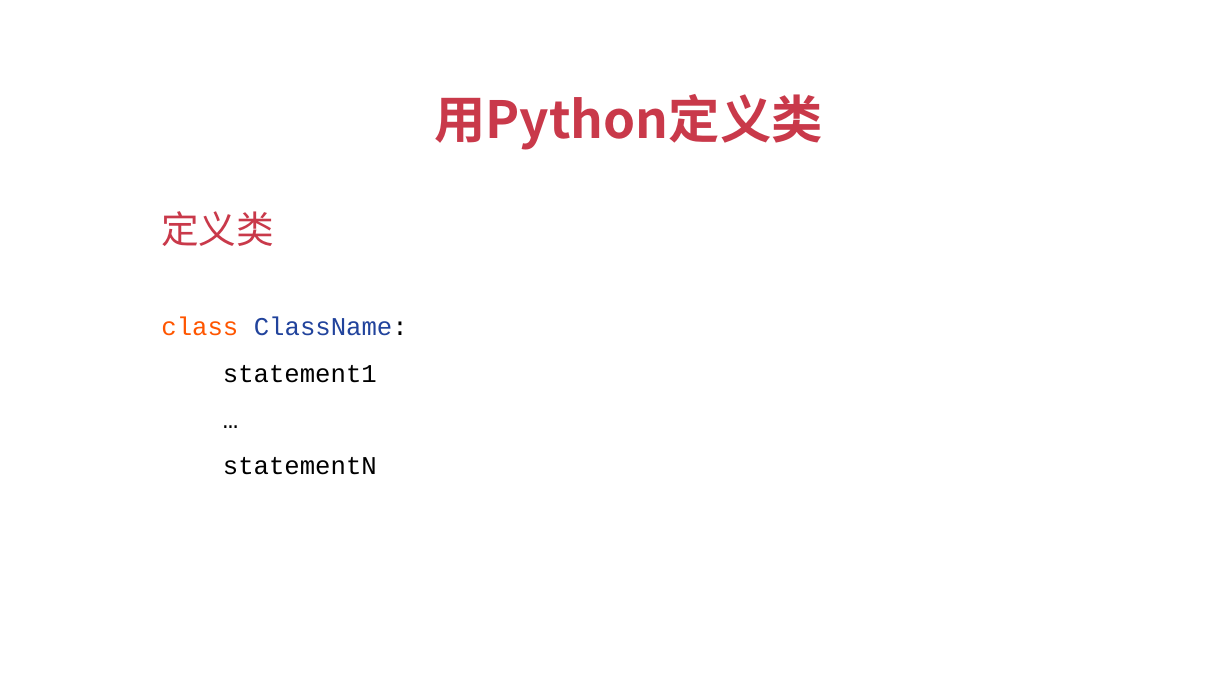
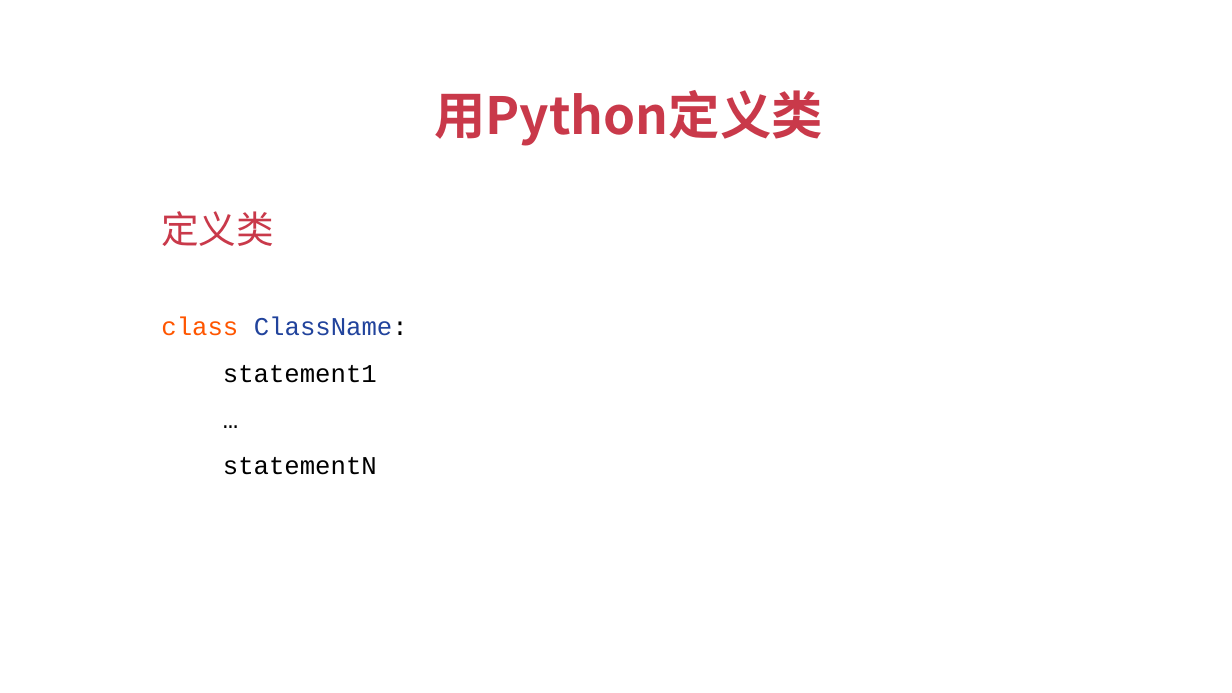
Before and after one commit to albert-feng/Python_OOP, a slide deck: slide 2 of ppt/3.1-用Python新建类.pptx. Drawn at 1232x693 pixels with LibreOffice and Linux fonts; fonts in the diff are those of the drawing. Boxes give left, top, right and bottom in pixels: in the first picture for what was removed or moved away, otherwise in the second. Text is boxed around its words. In the diff, an @@ line names an element or a change of style, - is before the commit and + after.

```diff
--- a/ppt/3.1-用Python新建类.pptx
+++ b/ppt/3.1-用Python新建类.pptx
@@ text "用Python定义类": place and size @@
-text "用Python定义类" at [434,94,822,150]
+text "用Python定义类" at [434,90,822,146]
```
Also in this commit, not shown: 4 other slides changed, 5 other files.
